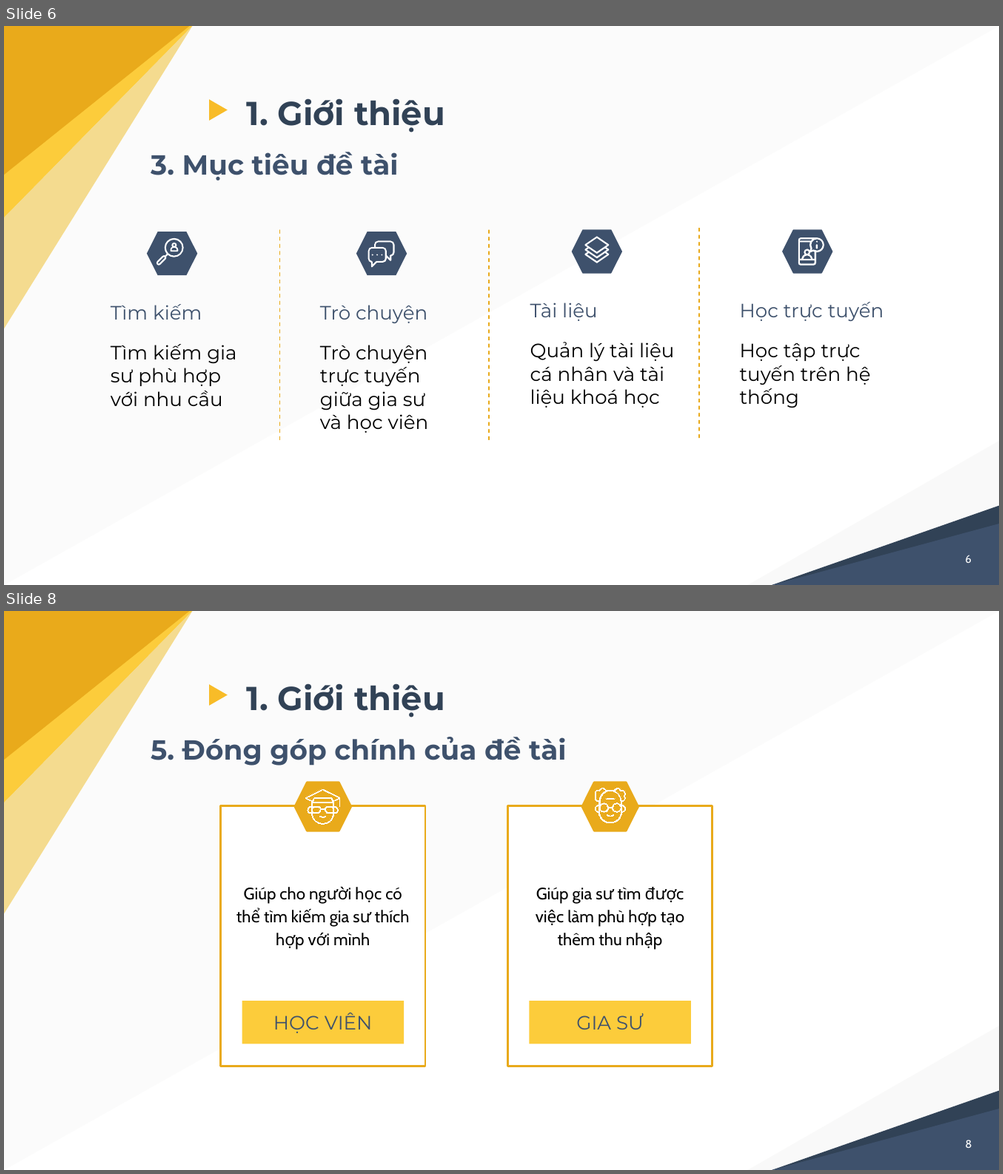
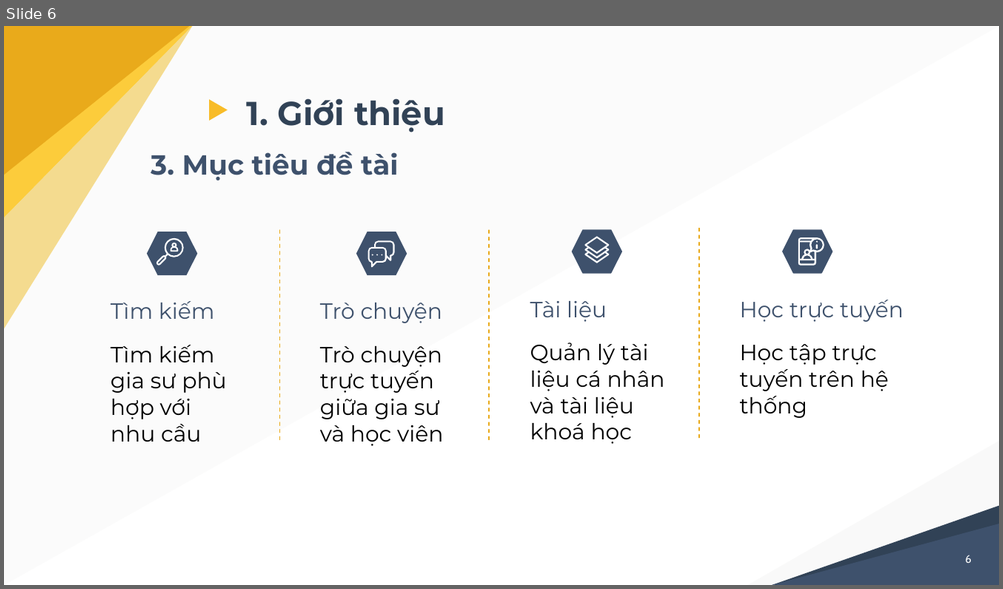
Before and after one commit to nghiale1/CongDongGiaSu, a slide deck: docs/thuyetTrinh_LeMinhNghia_B1605229.pptx. Shown one above the other, each under a label of ours: slides 6 and 8 before the commit, slide 6 after it; the slides between them are not shown. The pictures are 1003x1174 and 1003x589 pixels, drawn with LibreOffice and Linux fonts; fonts in the diff are those of the drawing. Boxes give left, top, right and bottom in pixels: in the first picture for what was removed or moved away, otherwise in the second. Text is boxed around its words. In the diff, an @@ line names an element or a change of style, - is before the commit and + after.

```diff
--- a/docs/thuyetTrinh_LeMinhNghia_B1605229.pptx
+++ b/docs/thuyetTrinh_LeMinhNghia_B1605229.pptx
@@ slide 8 removed at [4, 611, 999, 1170], background #FFFFFF; not listed: 11 template elements that a slide beside it also shows @@
@@ title removed at [247, 684, 445, 718] @@
-1. Giới thiệu
@@ text removed at [151, 737, 566, 766] @@
-5. Đóng góp chính của đề tài
@@ group removed at [221, 782, 426, 1067]: 2 rectangles, 2 freeform shapes, 1 text, 1 hexagon @@
-HỌC VIÊN
-Giúp cho người học có thể tìm kiếm gia sư thích hợp với mình
@@ group removed at [507, 782, 712, 1067]: 3 freeform shapes, 2 rectangles, 1 text, 1 hexagon @@
-GIA SƯ
-Giúp gia sư tìm được việc làm phù hợp tạo thêm thu nhập
@@ page number removed at [965, 1140, 971, 1148] @@
-8
@@ slide 6 changed as well @@
@@ size 14 to 16 pt in 8 elements at [111, 301, 215, 319], [111, 345, 226, 442], [320, 303, 443, 323], [530, 301, 606, 322], [530, 343, 665, 444], [740, 300, 903, 322], [320, 346, 443, 446], [740, 344, 888, 418] @@
```
Also in this commit, not shown: 19 other slides changed, 7 slides added, 1 other slide removed, 34 other files.
